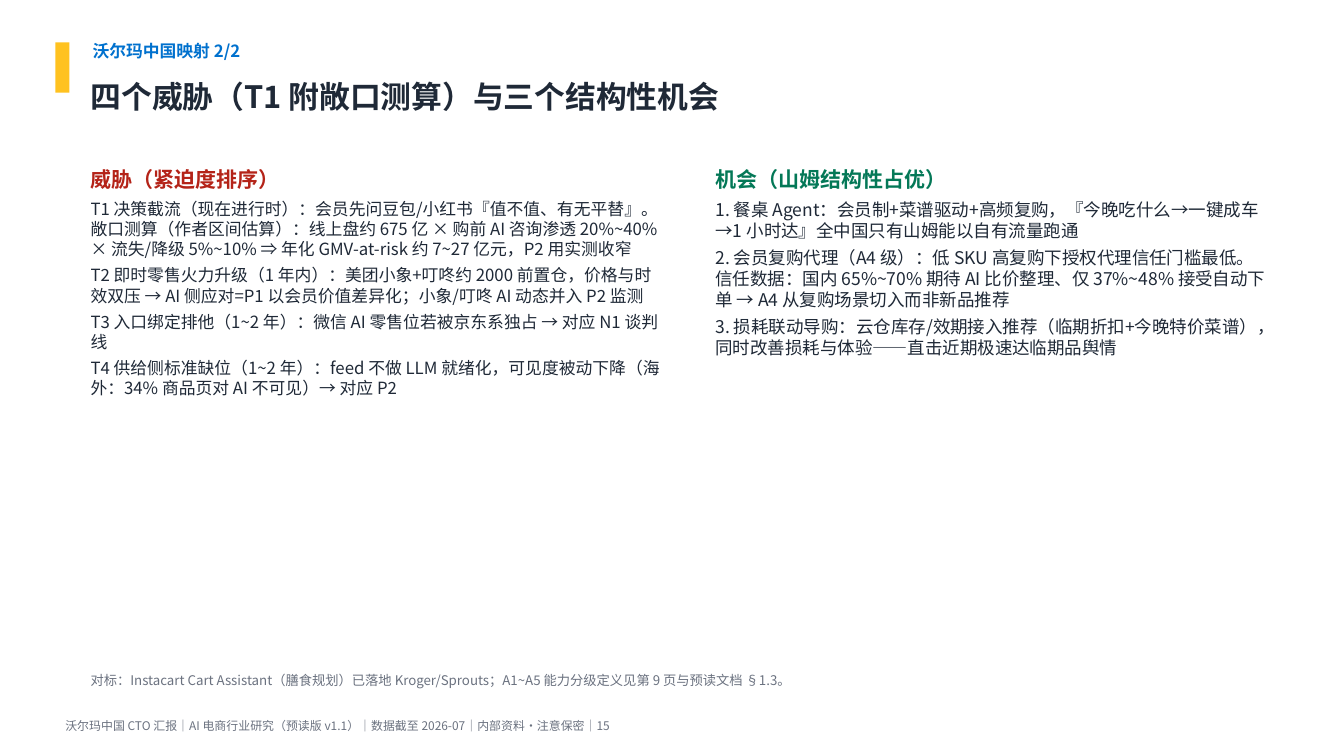
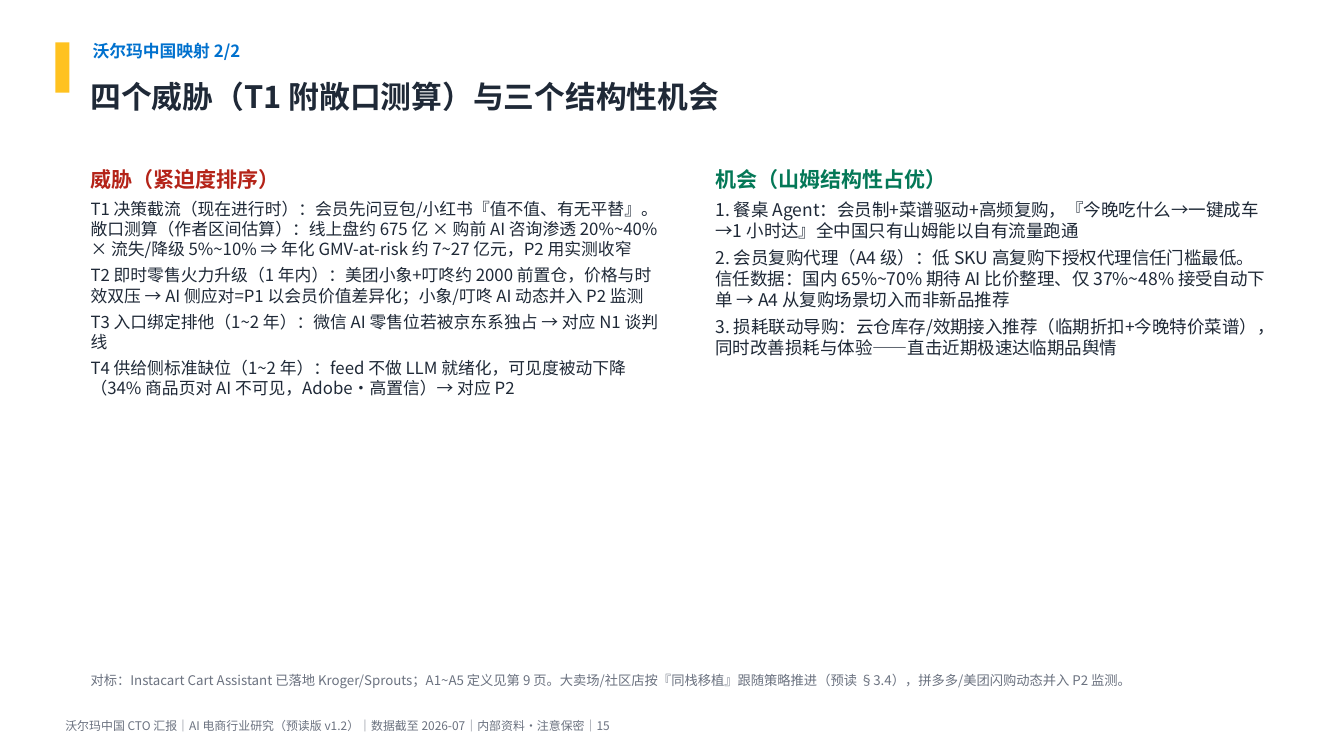
Before and after one commit to breeze2623-create/Aicommerce, a slide deck: slide 15 of report/AI电商行业研究_沃尔玛中国CTO汇报.pptx. Drawn at 1344x756 pixels with LibreOffice and Linux fonts; fonts in the diff are those of the drawing. Boxes give left, top, right and bottom in pixels: in the first picture for what was removed or moved away, otherwise in the second. Text is boxed around its words. In the diff, an @@ line names an element or a change of style, - is before the commit and + after.

```diff
--- a/report/AI电商行业研究_沃尔玛中国CTO汇报.pptx
+++ b/report/AI电商行业研究_沃尔玛中国CTO汇报.pptx
@@ text at [91,360,626,396]: text changed @@
-T4 供给侧标准缺位（1~2 年）：feed 不做 LLM 就绪化，可见度被动下降（海外：34% 商品页对 AI 不可见）→ 对应 P2
+T4 供给侧标准缺位（1~2 年）：feed 不做 LLM 就绪化，可见度被动下降（34% 商品页对 AI 不可见，Adobe·高置信）→ 对应 P2
@@ text at [91,674,1131,689]: text changed @@
-对标：Instacart Cart Assistant（膳食规划）已落地 Kroger/Sprouts；A1~A5 能力分级定义见第 9 页与预读文档 §1.3。
+对标：Instacart Cart Assistant 已落地 Kroger/Sprouts；A1~A5 定义见第 9 页。大卖场/社区店按『同栈移植』跟随策略推进（预读 §3.4），拼多多/美团闪购动态并入 P2 监测。
@@ text at [65,720,610,731]: text changed @@
-沃尔玛中国 CTO 汇报｜AI 电商行业研究（预读版 v1.1）｜数据截至 2026-07｜内部资料·注意保密｜15
+沃尔玛中国 CTO 汇报｜AI 电商行业研究（预读版 v1.2）｜数据截至 2026-07｜内部资料·注意保密｜15
```
Also in this commit, not shown: 18 other slides changed, 8 other files.
